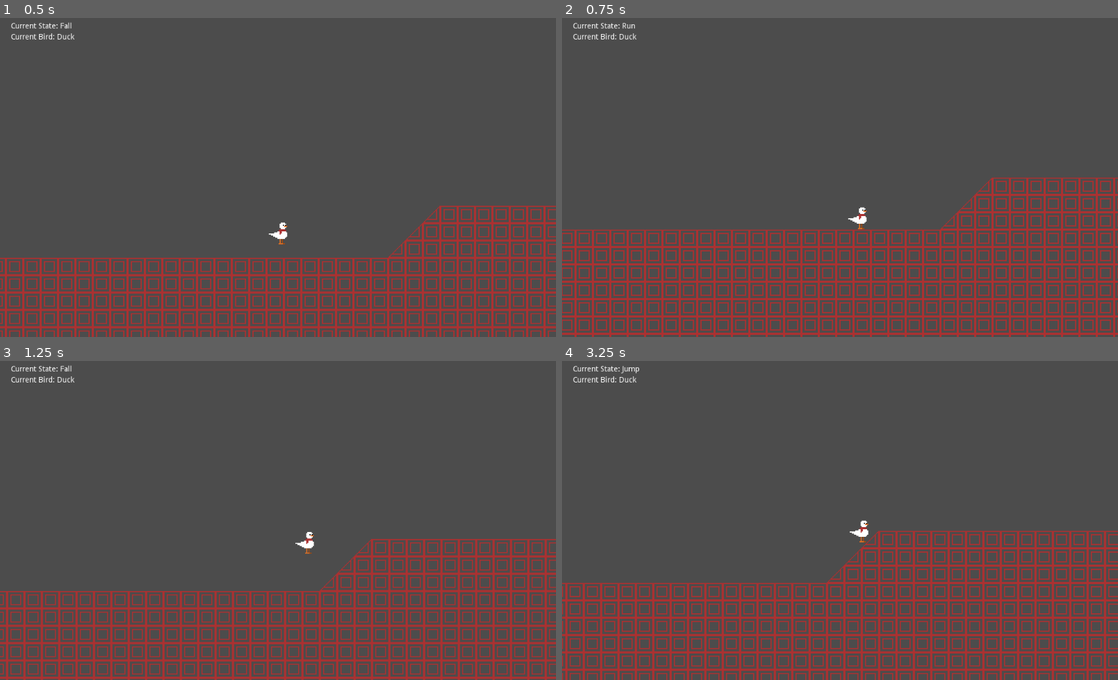
Above: before the commit, frames 1-4 (two rows, left to right).
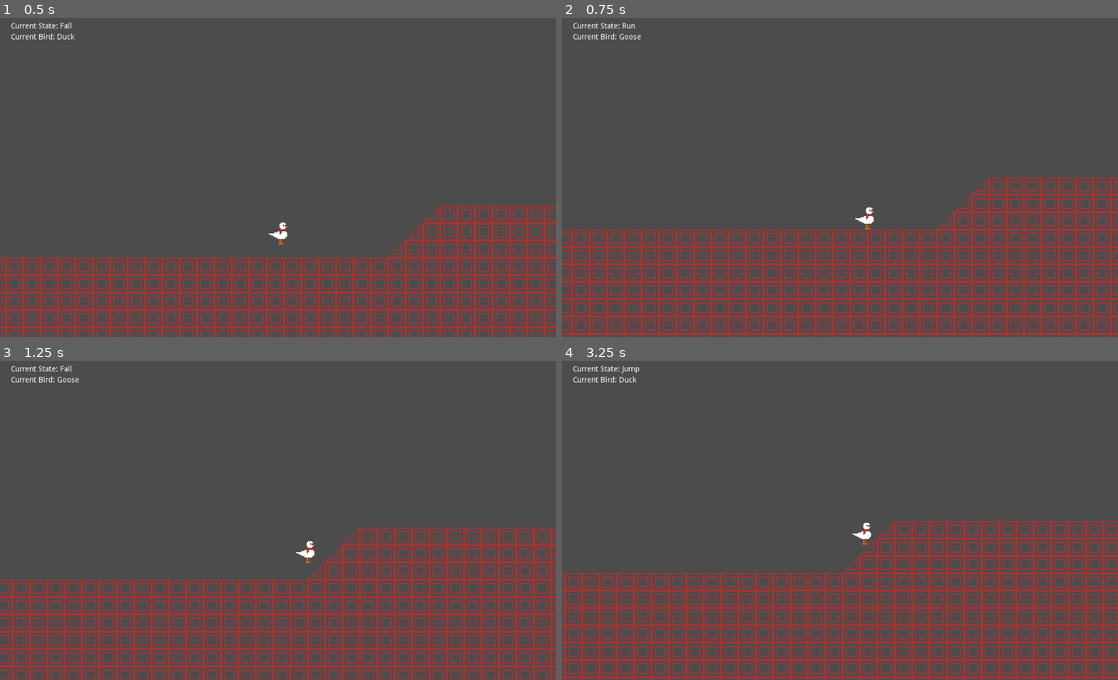
Above: after the commit, the same moments.

Repository: Zenza235/go-duck-goose
Game: Godot game, scene res://levels/MovementTest.tscn
Two runs of this game, one before a commit and one after it. Both use one fixed random seed, a clock stepped at 60 frames per second and the inputs below.
Inputs:
- Up to frame 1 (0.5 s): no input
- Up to frame 2 (0.75 s): hold D (move_right) from 0.53 s (still down); hold Alt (switch, bound only after the commit) from 0.53 s (still down)
- Up to frame 3 (1.25 s): keep holding D (move_right); keep holding Alt (switch, bound only after the commit); tap W (jump) at 0.77 s
- Up to frame 4 (3.25 s): release Alt (switch, bound only after the commit) at 1.28 s; tap Alt (switch, bound only after the commit) at 1.35, 2.85 s; tap W (jump) at 1.52, 3.02 s; release D (move_right) at 2.03 s; hold A (move_left) 2.03-2.78 s; hold Alt (switch, bound only after the commit) 2.03-2.78 s; hold D (move_right) from 2.78 s (still down)

Frame 1 is identical in both runs. In frame 2, 11% of the frame differs, in the area x 0-100%, y 4-100%; in frame 3, 23%; in frame 4, 25%, in the area x 0-100%, y 49-100%.

Commit message:
rename dash input to switch for clarity

Diff:
--- a/project.godot
+++ b/project.godot
@@ -59,7 +59,7 @@
 "events": [ Object(InputEventKey,"resource_local_to_scene":false,"resource_name":"","device":0,"alt":false,"shift":false,"control":false,"meta":false,"command":false,"pressed":false,"scancode":0,"physical_scancode":87,"unicode":0,"echo":false,"script":null)
  ]
 }
-dash={
+switch={
 "deadzone": 0.5,
 "events": [ Object(InputEventKey,"resource_local_to_scene":false,"resource_name":"","device":0,"alt":false,"shift":false,"control":false,"meta":false,"command":false,"pressed":false,"scancode":0,"physical_scancode":16777240,"unicode":0,"echo":false,"script":null)
  ]
